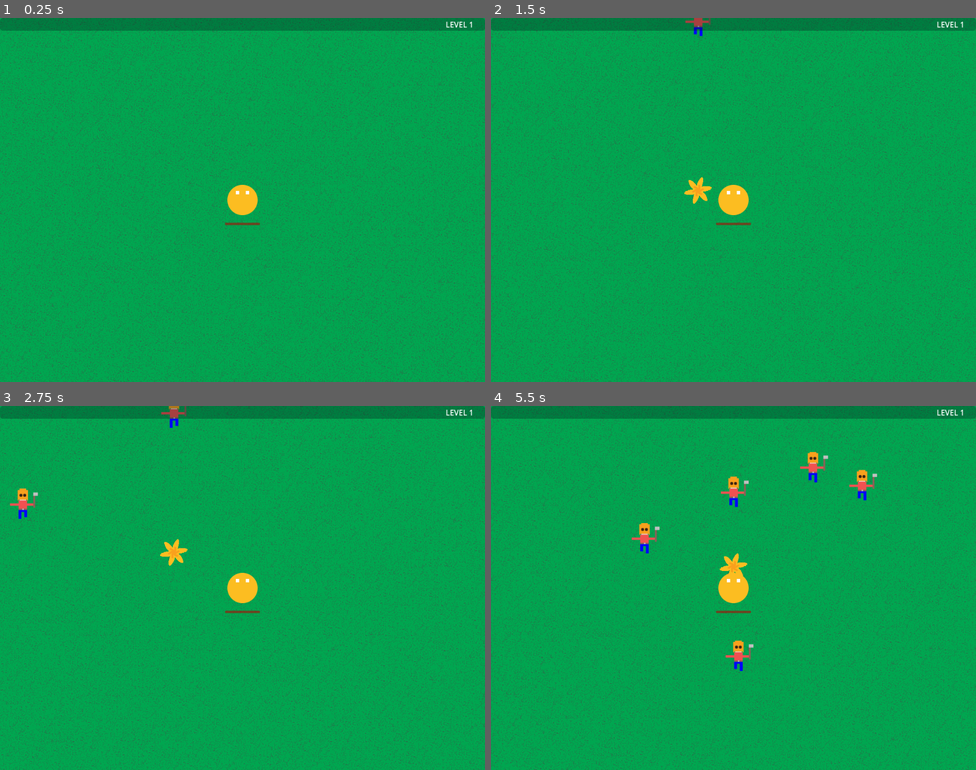
Above: before the commit, frames 1-4 (two rows, left to right).
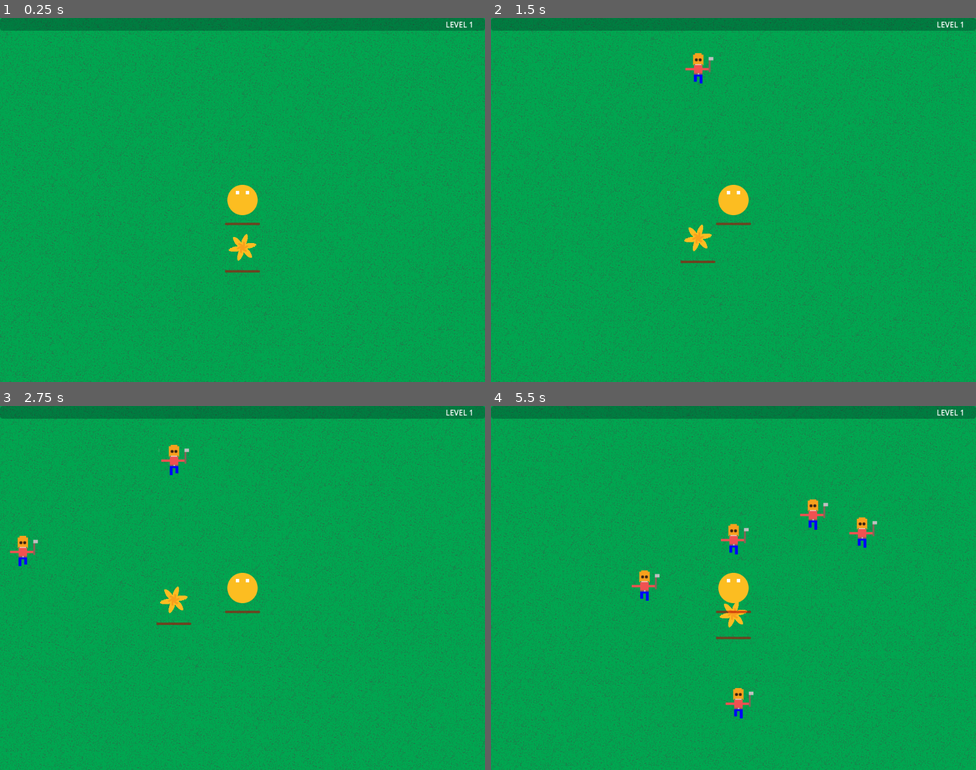
Above: after the commit, the same moments.

Repository: Silvester56/lastflower
Game: Godot game, scene res://scenes/game.tscn
Two runs of this game, one before a commit and one after it. Both use one fixed random seed, a clock stepped at 60 frames per second and the inputs below.
Inputs:
- Up to frame 1 (0.25 s): no input
- Up to frame 2 (1.5 s): tap Enter at 0.5 s; hold D (right) 0.53-1.28 s; tap Space (melee) at 0.6, 1.35 s; hold S (down) from 1.28 s (still down)
- Up to frame 3 (2.75 s): release S (down) at 2.03 s; hold D (right) from 2.03 s (still down); tap Space (melee) at 2.1 s
- Up to frame 4 (5.5 s): release D (right) at 2.78 s; hold W (up) 2.78-3.53 s; tap Space (melee) every 0.75 s from 2.85 to 5.1 s; hold A (left) 3.53-5.03 s; hold S (down) from 5.03 s (still down)

The runs differ from the first frame. In frame 1, 15% of the frame differs, in the area x 0-100%, y 0-100%; in frame 2, 16%; in frame 3, 16%; in frame 4, 17%.

Commit message:
Add health for flower

Diff:
--- a/scenes/enemy.tscn
+++ b/scenes/enemy.tscn
@@ -4,6 +4,7 @@
 [ext_resource type="Texture2D" uid="uid://p0a17454vlyb" path="res://assets/enemy.png" id="2_7pgpx"]
 
 [sub_resource type="RectangleShape2D" id="RectangleShape2D_xwtrk"]
+size = Vector2(22, 64)
 
 [node name="Enemy" type="CharacterBody2D"]
 collision_layer = 4
--- a/scenes/game.tscn
+++ b/scenes/game.tscn
@@ -1,10 +1,11 @@
-[gd_scene load_steps=11 format=4 uid="uid://cki5huvjnjhbw"]
+[gd_scene load_steps=12 format=4 uid="uid://cki5huvjnjhbw"]
 
 [ext_resource type="Script" path="res://scripts/game.gd" id="1_i2oyg"]
 [ext_resource type="Texture2D" uid="uid://cmma0q3yop23w" path="res://assets/background.png" id="1_ugsom"]
 [ext_resource type="Script" path="res://scripts/player.gd" id="2_104fl"]
 [ext_resource type="Texture2D" uid="uid://c4b3cga2rdp0s" path="res://assets/player.png" id="2_o73di"]
 [ext_resource type="Texture2D" uid="uid://chl0sdayn1508" path="res://assets/flower.png" id="4_vbygb"]
+[ext_resource type="Script" path="res://scripts/flower.gd" id="5_13tlq"]
 
 [sub_resource type="CircleShape2D" id="CircleShape2D_bv5jl"]
 radius = 10.6667
@@ -120,6 +121,7 @@
 
 [node name="Player" type="CharacterBody2D" parent="."]
 z_index = 1
+position = Vector2(0, -100)
 collision_layer = 2
 script = ExtResource("2_104fl")
 
@@ -188,6 +190,8 @@
 tile_set = SubResource("TileSet_qmeeo")
 
 [node name="Flower" type="Area2D" parent="."]
+collision_mask = 4
+script = ExtResource("5_13tlq")
 
 [node name="CollisionShape2D" type="CollisionShape2D" parent="Flower"]
 shape = SubResource("CircleShape2D_std30")
@@ -195,6 +199,16 @@
 [node name="Sprite2D" type="Sprite2D" parent="Flower"]
 texture = ExtResource("4_vbygb")
 
+[node name="Health" type="ProgressBar" parent="Flower"]
+modulate = Color(1, 0, 0, 1)
+offset_left = -37.0
+offset_top = 48.0
+offset_right = 37.0
+offset_bottom = 53.0
+step = 1.0
+value = 100.0
+show_percentage = false
+
 [node name="Spawn" type="Timer" parent="."]
 autostart = true
 
--- /dev/null
+++ b/scripts/flower.gd
@@ -0,0 +1,12 @@
+extends Area2D
+
+var health: int = 100
+
+func _physics_process(delta: float) -> void:
+	for body in get_overlapping_bodies():
+		if "isEnemy" in body and body.isEnemy:
+			changeHealth(-1)
+
+func changeHealth(ammount):
+	health = health + ammount
+	$Health.value = health
